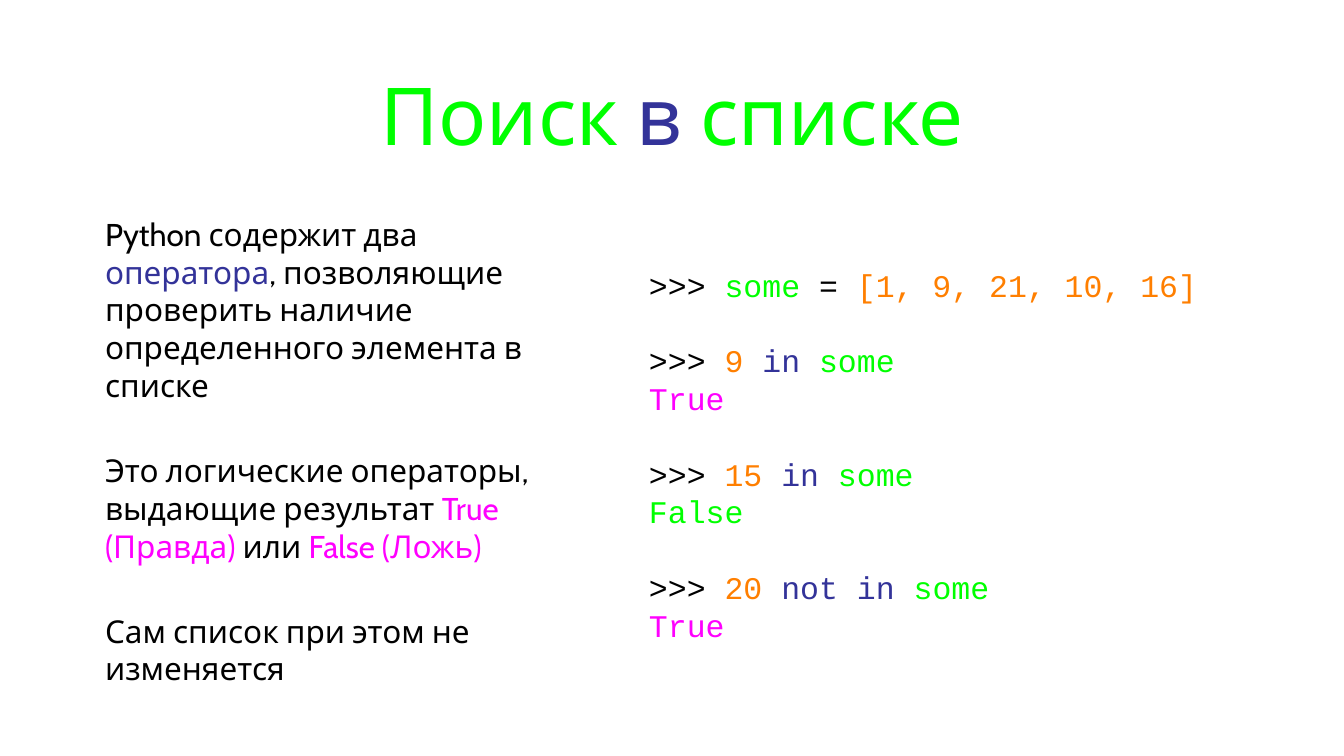
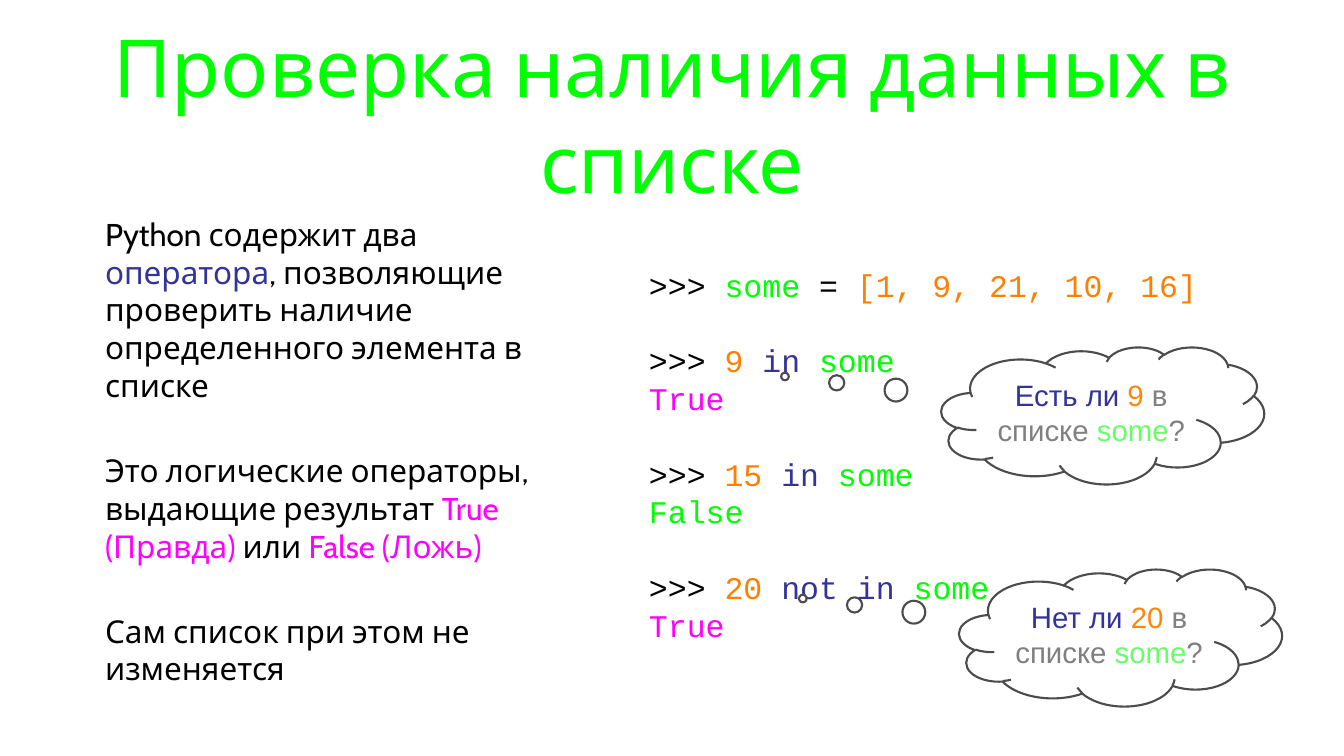
Before and after one commit to maxchv/LearnPython, a slide deck: slide 37 of week02/05.Lists.pptx (slide 30 before the commit). Drawn at 1344x756 pixels with LibreOffice and Linux fonts; fonts in the diff are those of the drawing. Boxes give left, top, right and bottom in pixels: in the first picture for what was removed or moved away, otherwise in the second. Text is boxed around its words. In the diff, an @@ line names an element or a change of style, - is before the commit and + after.

```diff
--- a/week02/05.Lists.pptx
+++ b/week02/05.Lists.pptx
@@ title at [114,40,1230,194]: text changed @@
-Поиск в списке
+Проверка наличия данных в списке
@@ thought cloud added at [941,347,1264,484], fill #FFFFFF, outline #4C4C4C 2 pt, 28 pt, text #808080 @@
+Есть ли 9 в списке some?
@@ thought cloud added at [959,569,1282,706], fill #FFFFFF, outline #4C4C4C 2 pt, 28 pt, text #808080 @@
+Нет ли 20 в списке some?
```
Also in this commit, not shown: 6 other slides changed, 20 slides added, 2 slides removed, 3 other files.
